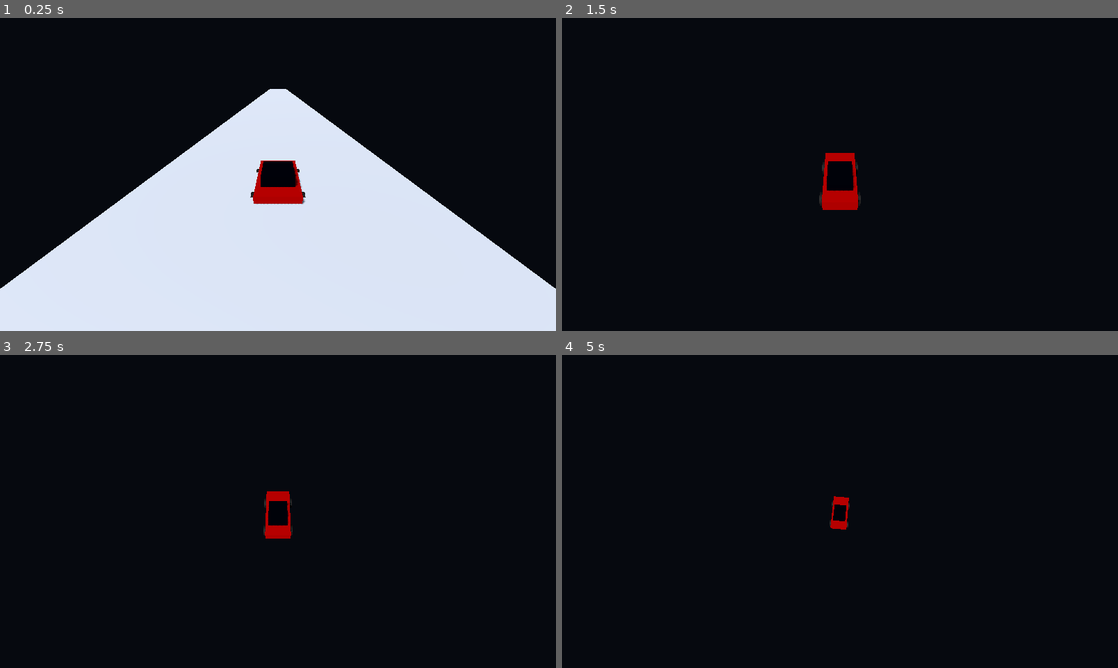
Above: before the commit, frames 1-4 (two rows, left to right).
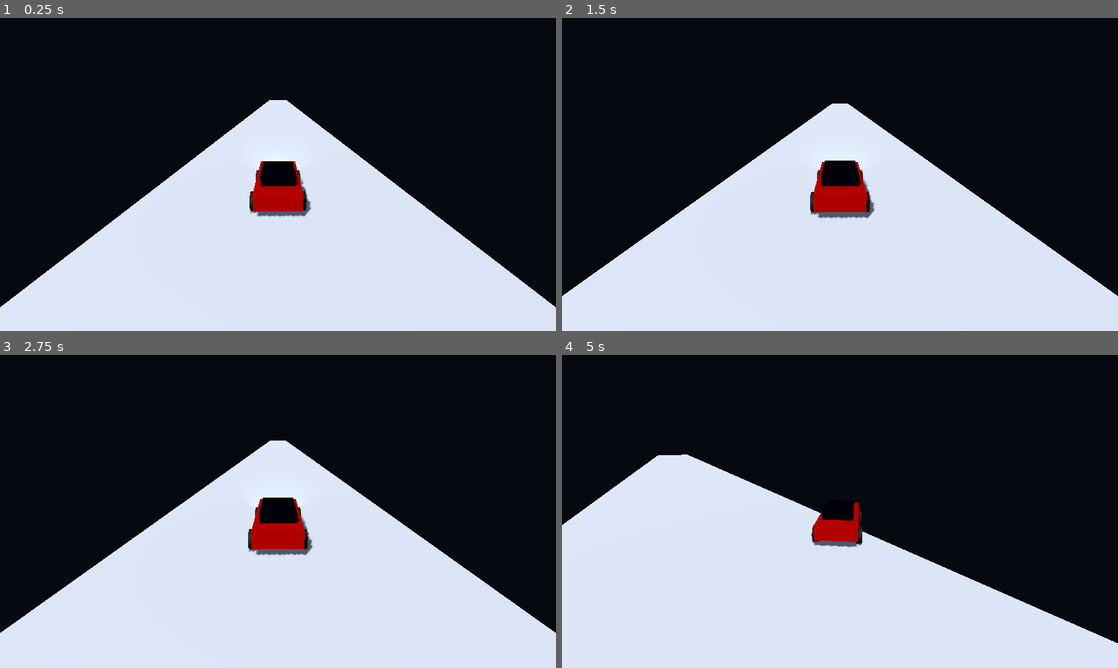
Above: after the commit, the same moments.

Repository: rustamreket2008-boop/SHADOW-GT
Game: Godot game, scene res://scenes/Main.tscn
Same seed, same stepped clock (60 frames per second), same inputs: the game is played once before the commit and once after it.
Inputs:
- Up to frame 1 (0.25 s): no input
- Up to frame 2 (1.5 s): hold D (steer_right) 0.53-1.28 s; tap C (change_camera) at 0.6 s; hold Space (brake) from 1.28 s (still down); tap N (nitro) at 1.35 s
- Up to frame 3 (2.75 s): tap Enter at 2 s; release Space (brake) at 2.03 s; hold D (steer_right) from 2.03 s (still down); tap C (change_camera) at 2.1 s
- Up to frame 4 (5 s): tap Space (brake) at 2.75 s; release D (steer_right) at 2.78 s; hold W (accelerate) 2.78-3.53 s; tap N (nitro) at 2.85, 4.35 s; hold A (steer_left) from 3.53 s (still down); tap C (change_camera) at 3.6 s

The runs differ from the first frame. In frame 1, 5.2% of the frame differs, in the area x 0-100%, y 22-93%; in frame 2, 42%; in frame 3, 42%; in frame 4, 43%, in the area x 0-100%, y 31-100%.

Commit message:
Update Main scene with road and collision setup

Diff:
--- a/scenes/Main.tscn
+++ b/scenes/Main.tscn
@@ -13,6 +13,9 @@
 [sub_resource type="BoxMesh" id="RoadMesh"]
 size = Vector3(12, 0.2, 200)
 
+[sub_resource type="BoxShape3D" id="RoadCollision"]
+size = Vector3(12, 0.2, 200)
+
 [node name="Main" type="Node3D"]
 
 [node name="WorldEnvironment" type="WorldEnvironment" parent="."]
@@ -23,9 +26,14 @@
 shadow_enabled = true
 light_energy = 1.3
 
-[node name="Road" type="MeshInstance3D" parent="."]
+[node name="RoadBody" type="StaticBody3D" parent="."]
 position = Vector3(0, -0.1, -50)
+
+[node name="Road" type="MeshInstance3D" parent="RoadBody"]
 mesh = SubResource("RoadMesh")
+
+[node name="CollisionShape3D" type="CollisionShape3D" parent="RoadBody"]
+shape = SubResource("RoadCollision")
 
 [node name="Car" parent="." instance=ExtResource("1_car")]
 position = Vector3(0, 0, 0)
Not shown: 1 places in scenes/Main.tscn that only renumber resources
